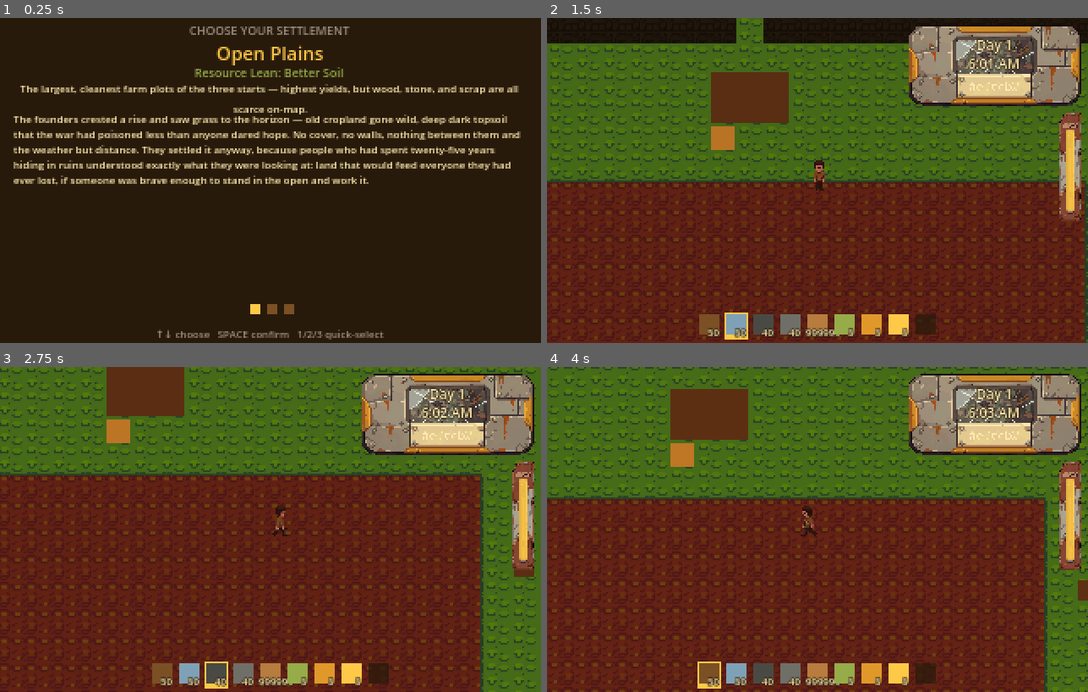
Above: before the commit, frames 1-4 (two rows, left to right).
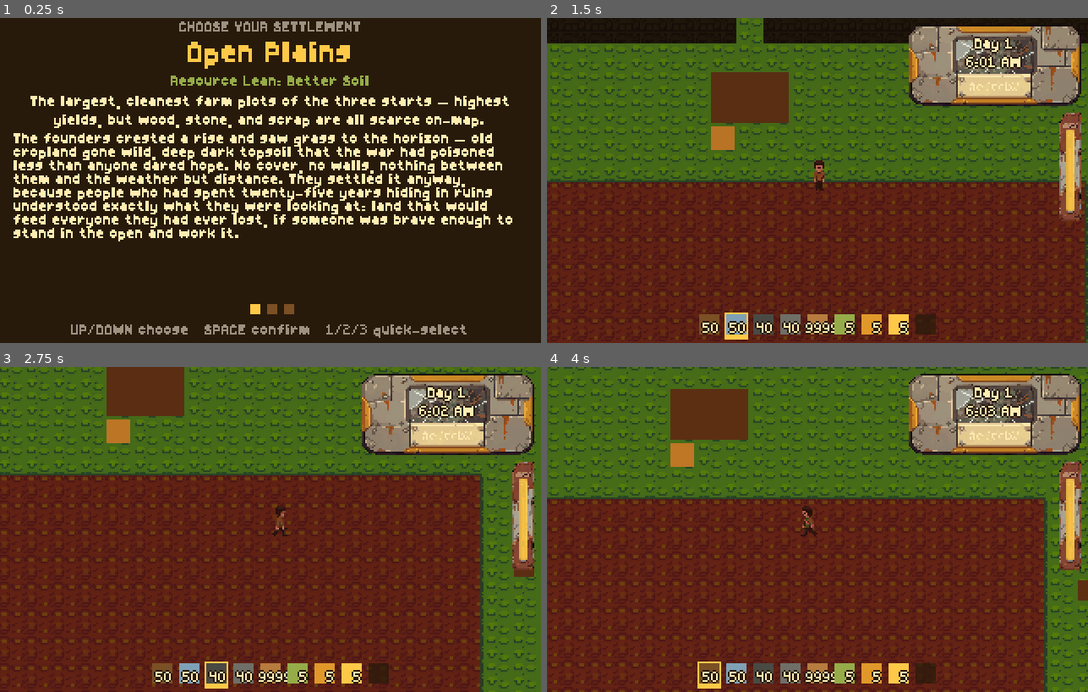
Above: after the commit, the same moments.

Repository: Sarvesh2304/wasteland-harvest
Game: Godot game, scene res://scenes/settlement_select.tscn
Same seed, same stepped clock (60 frames per second), same inputs: the game is played once before the commit and once after it.
Inputs:
- Up to frame 1 (0.25 s): no input
- Up to frame 2 (1.5 s): tap Enter at 0.5 s; hold D (move_right) 0.53-1.28 s; hold 1 (hotbar_slot_1) 0.53-1.28 s; hold S (move_down) from 1.28 s (still down); tap 2 (hotbar_slot_2) at 1.35 s
- Up to frame 3 (2.75 s): release S (move_down) at 2.03 s; hold D (move_right) from 2.03 s (still down); hold 3 (hotbar_slot_3) from 2.03 s (still down)
- Up to frame 4 (4 s): release D (move_right) at 2.78 s; release 3 (hotbar_slot_3) at 2.78 s; hold W (move_up) 2.78-3.53 s; tap Space (use_tool) at 2.85 s; hold A (move_left) from 3.53 s (still down); hold 1 (hotbar_slot_1) from 3.53 s (still down)

The runs differ from the first frame. In frame 1, 20% of the frame differs, in the area x 2-97%, y 1-99%; in frame 2, 1.6%; in frame 3, 1.6%; in frame 4, 1.6%.

Commit message:
Add project-wide pixel font, fixing illegible UI text
Godot's default font at 6-11px inside the 320x192 viewport, nearest-
scaled 4x to the window, rendered as blurry mush. Replace it with a
PixelLab-generated 8px pixel font (bold, hand-extended with digits and
punctuation PixelLab's font tool doesn't generate), wired in as a
project-wide default theme with antialiasing/hinting disabled so it
stays crisp. Standardizes settlement-select and HUD text onto integer
multiples of the font's native 8px size instead of ad hoc values.

Also swaps the settlement-select hint text's unicode arrows for plain
"UP/DOWN" — the hand-drawn up-arrow glyph read as a "+" rather than an
arrow at this size, and plain text sidesteps the glyph-design problem
entirely.

Co-Authored-By: Claude Sonnet 5 <noreply@anthropic.com>

Diff:
--- /dev/null
+++ b/art/ui/ui_theme.tres
@@ -0,0 +1,14 @@
+[gd_resource type="Theme" load_steps=2 format=3 uid="uid://cy8wv3n0fq2ma"]
+
+; Project-wide UI theme (wired in as [gui] theme/custom in project.godot).
+; default_font is the PixelLab pixel font (see fonts/ and this directory's README.md);
+; default_font_size = 8 is the font's NATIVE glyph size: 1 font px = 1 viewport px = 4
+; screen px under the 320x192 -> 1280x768 integer viewport stretch, so glyphs stay crisp.
+; Larger text must use exact integer multiples only (16 for titles/names) — any other size
+; breaks the pixel grid and turns into mush. Colors stay per-node (palette per GDD.md §9).
+
+[ext_resource type="FontFile" uid="uid://dk34jalvi2lhy" path="res://art/ui/fonts/wasteland_harvest_ui.ttf" id="1_font"]
+
+[resource]
+default_font = ExtResource("1_font")
+default_font_size = 8
--- a/project.godot
+++ b/project.godot
@@ -29,6 +29,10 @@
 window/size/window_height_override=768
 window/subwindows/embed_subwindows=false
 window/stretch/mode="viewport"
+
+[gui]
+
+theme/custom="res://art/ui/ui_theme.tres"
 
 [input]
 
--- a/scenes/hud.tscn
+++ b/scenes/hud.tscn
@@ -1,22 +1,22 @@
-[gd_scene load_steps=6 format=3]
+[gd_scene format=3 uid="uid://bqfvm6xpakye2"]
 
-[ext_resource type="Script" path="res://scripts/hud.gd" id="1_script"]
-[ext_resource type="Texture2D" path="res://art/ui/hud_plaque.png" id="2_plaque"]
-[ext_resource type="Texture2D" path="res://art/ui/energy_bar_frame.png" id="3_barframe"]
+[ext_resource type="Script" uid="uid://b12pixu32q355" path="res://scripts/hud.gd" id="1_script"]
+[ext_resource type="Texture2D" uid="uid://dv417hi35hixd" path="res://art/ui/hud_plaque.png" id="2_plaque"]
+[ext_resource type="Texture2D" uid="uid://ba3levq4ypbix" path="res://art/ui/energy_bar_frame.png" id="3_barframe"]
 
 [sub_resource type="StyleBoxEmpty" id="StyleBoxEmpty_bg"]
 
 [sub_resource type="StyleBoxFlat" id="StyleBoxFlat_fill"]
-bg_color = Color(1.0, 0.788235, 0.282353, 0.88)
+bg_color = Color(1, 0.788235, 0.282353, 0.88)
 corner_radius_top_left = 1
 corner_radius_top_right = 1
 corner_radius_bottom_right = 1
 corner_radius_bottom_left = 1
 
-[node name="HUD" type="CanvasLayer"]
+[node name="HUD" type="CanvasLayer" unique_id=3298241]
 script = ExtResource("1_script")
 
-[node name="Root" type="Control" parent="."]
+[node name="Root" type="Control" parent="." unique_id=380531181]
 layout_mode = 3
 anchors_preset = 15
 anchor_right = 1.0
@@ -25,7 +25,7 @@
 grow_vertical = 2
 mouse_filter = 2
 
-[node name="ClockPanel" type="TextureRect" parent="Root"]
+[node name="ClockPanel" type="TextureRect" parent="Root" unique_id=846710134]
 layout_mode = 1
 anchors_preset = 1
 anchor_left = 1.0
@@ -35,10 +35,10 @@
 offset_right = -4.0
 offset_bottom = 52.0
 grow_horizontal = 0
+mouse_filter = 2
 texture = ExtResource("2_plaque")
-mouse_filter = 2
 
-[node name="DayLabel" type="Label" parent="Root/ClockPanel"]
+[node name="DayLabel" type="Label" parent="Root/ClockPanel" unique_id=1473986878]
 unique_name_in_owner = true
 layout_mode = 1
 anchors_preset = 15
@@ -50,15 +50,14 @@
 offset_bottom = -30.0
 grow_horizontal = 2
 grow_vertical = 2
-theme_override_colors/font_color = Color(1.0, 0.929412, 0.694118, 1)
+theme_override_colors/font_color = Color(1, 0.929412, 0.694118, 1)
 theme_override_colors/font_outline_color = Color(0.156863, 0.101961, 0.043137, 1)
 theme_override_constants/outline_size = 2
-theme_override_font_sizes/font_size = 8
 text = "Day 1"
 horizontal_alignment = 1
 vertical_alignment = 1
 
-[node name="ClockLabel" type="Label" parent="Root/ClockPanel"]
+[node name="ClockLabel" type="Label" parent="Root/ClockPanel" unique_id=288122361]
 unique_name_in_owner = true
 layout_mode = 1
 anchors_preset = 15
@@ -70,15 +69,14 @@
 offset_bottom = -19.0
 grow_horizontal = 2
 grow_vertical = 2
-theme_override_colors/font_color = Color(1.0, 0.929412, 0.694118, 1)
+theme_override_colors/font_color = Color(1, 0.929412, 0.694118, 1)
 theme_override_colors/font_outline_color = Color(0.156863, 0.101961, 0.043137, 1)
 theme_override_constants/outline_size = 2
-theme_override_font_sizes/font_size = 8
 text = "6:00 AM"
 horizontal_alignment = 1
 vertical_alignment = 1
 
-[node name="EnergyBar" type="Control" parent="Root"]
+[node name="EnergyBar" type="Control" parent="Root" unique_id=326996762]
 layout_mode = 1
 anchors_preset = 1
 anchor_left = 1.0
@@ -88,20 +86,19 @@
 offset_right = -4.0
 offset_bottom = 120.0
 grow_horizontal = 0
-grow_vertical = 1
 mouse_filter = 2
 
-[node name="Frame" type="TextureRect" parent="Root/EnergyBar"]
+[node name="Frame" type="TextureRect" parent="Root/EnergyBar" unique_id=252243193]
 layout_mode = 1
 anchors_preset = 15
 anchor_right = 1.0
 anchor_bottom = 1.0
 grow_horizontal = 2
 grow_vertical = 2
+mouse_filter = 2
 texture = ExtResource("3_barframe")
-mouse_filter = 2
 
-[node name="EnergyFill" type="ProgressBar" parent="Root/EnergyBar"]
+[node name="EnergyFill" type="ProgressBar" parent="Root/EnergyBar" unique_id=1446479601]
 unique_name_in_owner = true
 layout_mode = 1
 anchors_preset = 15
@@ -116,12 +113,11 @@
 mouse_filter = 2
 theme_override_styles/background = SubResource("StyleBoxEmpty_bg")
 theme_override_styles/fill = SubResource("StyleBoxFlat_fill")
-max_value = 100.0
 value = 100.0
 fill_mode = 3
 show_percentage = false
 
-[node name="InventoryGrid" type="GridContainer" parent="Root"]
+[node name="InventoryGrid" type="GridContainer" parent="Root" unique_id=2102484229]
 unique_name_in_owner = true
 visible = false
 layout_mode = 1
@@ -141,7 +137,7 @@
 theme_override_constants/v_separation = 2
 columns = 9
 
-[node name="ChestGrid" type="GridContainer" parent="Root"]
+[node name="ChestGrid" type="GridContainer" parent="Root" unique_id=1963006323]
 unique_name_in_owner = true
 visible = false
 layout_mode = 1
@@ -161,10 +157,10 @@
 theme_override_constants/v_separation = 2
 columns = 9
 
-[node name="Hotbar" type="HBoxContainer" parent="Root"]
+[node name="Hotbar" type="HBoxContainer" parent="Root" unique_id=1149239638]
 unique_name_in_owner = true
 layout_mode = 1
-anchors_preset = 8
+anchors_preset = 7
 anchor_left = 0.5
 anchor_top = 1.0
 anchor_right = 0.5
--- a/scenes/settlement_select.tscn
+++ b/scenes/settlement_select.tscn
@@ -25,9 +25,8 @@
 layout_mode = 1
 anchor_right = 1.0
 offset_top = 2.0
-offset_bottom = 11.0
+offset_bottom = 12.0
 theme_override_colors/font_color = Color(0.615686, 0.568627, 0.501961, 1)
-theme_override_font_sizes/font_size = 7
 text = "CHOOSE YOUR SETTLEMENT"
 horizontal_alignment = 1
 
@@ -35,12 +34,12 @@
 unique_name_in_owner = true
 layout_mode = 1
 anchor_right = 1.0
-offset_top = 13.0
-offset_bottom = 26.0
+offset_top = 14.0
+offset_bottom = 32.0
 theme_override_colors/font_color = Color(1.0, 0.788235, 0.282353, 1)
 theme_override_colors/font_outline_color = Color(0.156863, 0.101961, 0.043137, 1)
 theme_override_constants/outline_size = 2
-theme_override_font_sizes/font_size = 11
+theme_override_font_sizes/font_size = 16
 text = "Open Plains"
 horizontal_alignment = 1
 
@@ -48,10 +47,9 @@
 unique_name_in_owner = true
 layout_mode = 1
 anchor_right = 1.0
-offset_top = 27.0
-offset_bottom = 35.0
+offset_top = 34.0
+offset_bottom = 44.0
 theme_override_colors/font_color = Color(0.584314, 0.674510, 0.286275, 1)
-theme_override_font_sizes/font_size = 7
 text = "Resource Lean: Better Soil"
 horizontal_alignment = 1
 
@@ -60,11 +58,10 @@
 layout_mode = 1
 anchor_right = 1.0
 offset_left = 8.0
-offset_top = 37.0
+offset_top = 46.0
 offset_right = -8.0
-offset_bottom = 53.0
+offset_bottom = 66.0
 theme_override_colors/font_color = Color(1.0, 0.929412, 0.694118, 1)
-theme_override_font_sizes/font_size = 6
 text = "Summary"
 horizontal_alignment = 1
 autowrap_mode = 3
@@ -74,11 +71,10 @@
 layout_mode = 1
 anchor_right = 1.0
 offset_left = 8.0
-offset_top = 55.0
+offset_top = 68.0
 offset_right = -8.0
 offset_bottom = 166.0
 theme_override_colors/default_color = Color(1.0, 0.929412, 0.694118, 1)
-theme_override_font_sizes/normal_font_size = 6
 bbcode_enabled = false
 fit_content = false
 scroll_active = true
@@ -102,9 +98,8 @@
 anchor_top = 1.0
 anchor_right = 1.0
 anchor_bottom = 1.0
-offset_top = -10.0
+offset_top = -11.0
 offset_bottom = -1.0
 theme_override_colors/font_color = Color(0.615686, 0.568627, 0.501961, 1)
-theme_override_font_sizes/font_size = 6
-text = "↑↓ choose   SPACE confirm   1/2/3 quick-select"
+text = "UP/DOWN choose   SPACE confirm   1/2/3 quick-select"
 horizontal_alignment = 1
--- a/scripts/hud.gd
+++ b/scripts/hud.gd
@@ -103,10 +103,11 @@
 	frame.add_child(icon)
 
 	var label := Label.new()
-	label.position = Vector2(0, SLOT_SIZE - 7)
-	label.size = Vector2(SLOT_SIZE - 1, 7)
+	# Count/durability text inherits the project theme's pixel font at its native 8px base size
+	# (art/ui/ui_theme.tres) — no per-node size override, so it stays crisp at the 4x stretch.
+	label.position = Vector2(0, SLOT_SIZE - 8)
+	label.size = Vector2(SLOT_SIZE - 1, 8)
 	label.horizontal_alignment = HORIZONTAL_ALIGNMENT_RIGHT
-	label.add_theme_font_size_override("font_size", 6)
 	label.add_theme_color_override("font_color", Color("#ffedb1"))
 	label.add_theme_color_override("font_outline_color", Color("#281a0b"))
 	label.add_theme_constant_override("outline_size", 2)
--- a/tilemaps/wasteland_tileset.tres
+++ b/tilemaps/wasteland_tileset.tres
@@ -1,13 +1,15 @@
-[gd_resource type="TileSet" load_steps=4 format=3]
+[gd_resource type="TileSet" format=3 uid="uid://bhvjuht73f512"]
 
 ; Phase 2 TileSet: both Phase 1 PixelLab Wang sheets as atlas sources (settlement = source 0,
 ; ruins = source 1). Physics layer 0 is the "world" collision layer (project.godot layer 1):
 ; every ruins tile containing rubble (all except the pure-planks tile 0:3) carries a full-square
 ; collision polygon, so rubble painted on an obstacles TileMapLayer is solid while plank floors
 ; stay walkable. Settlement (grass/soil) tiles never collide.
+; (Comment block restored after a Godot resource rewrite stripped it — the rewrite also dropped
+; the explicit `tile_size = Vector2i(16, 16)` line, which is safe: 16x16 is TileSet's default.)
 
-[ext_resource type="Texture2D" path="res://art/tiles/settlement/grass_soil_tileset.png" id="1_grass"]
-[ext_resource type="Texture2D" path="res://art/tiles/ruins/rubble_planks_tileset.png" id="2_ruins"]
+[ext_resource type="Texture2D" uid="uid://dg1ifml2yibnp" path="res://art/tiles/settlement/grass_soil_tileset.png" id="1_grass"]
+[ext_resource type="Texture2D" uid="uid://li7lmamcv4rm" path="res://art/tiles/ruins/rubble_planks_tileset.png" id="2_ruins"]
 
 [sub_resource type="TileSetAtlasSource" id="TileSetAtlasSource_settlement"]
 resource_name = "settlement_grass_soil"
@@ -65,7 +67,6 @@
 3:3/0/physics_layer_0/polygon_0/points = PackedVector2Array(-8, -8, 8, -8, 8, 8, -8, 8)
 
 [resource]
-tile_size = Vector2i(16, 16)
 physics_layer_0/collision_layer = 1
 physics_layer_0/collision_mask = 0
 sources/0 = SubResource("TileSetAtlasSource_settlement")
Binary file added: art/ui/fonts/wasteland_harvest_ui.ttf
Not shown, added: art/ui/fonts/wasteland_harvest_ui.ttf.import
Not shown, added: scripts/game_state.gd.uid
Not shown, added: scripts/map_layouts/forest_edge_layout.gd.uid
Not shown, added: scripts/map_layouts/layout_common.gd.uid
Not shown, added: scripts/map_layouts/open_plains_layout.gd.uid
Not shown, added: scripts/map_layouts/riverside_layout.gd.uid
Not shown, added: scripts/settlement_db.gd.uid
Not shown, added: scripts/settlement_select.gd.uid
Not shown, added: scripts/structures.gd.uid
Not shown, added: tests/test_map_layouts.gd.uid
Not shown, added: tests/test_settlement_db.gd.uid
(and 1 more such lines)
